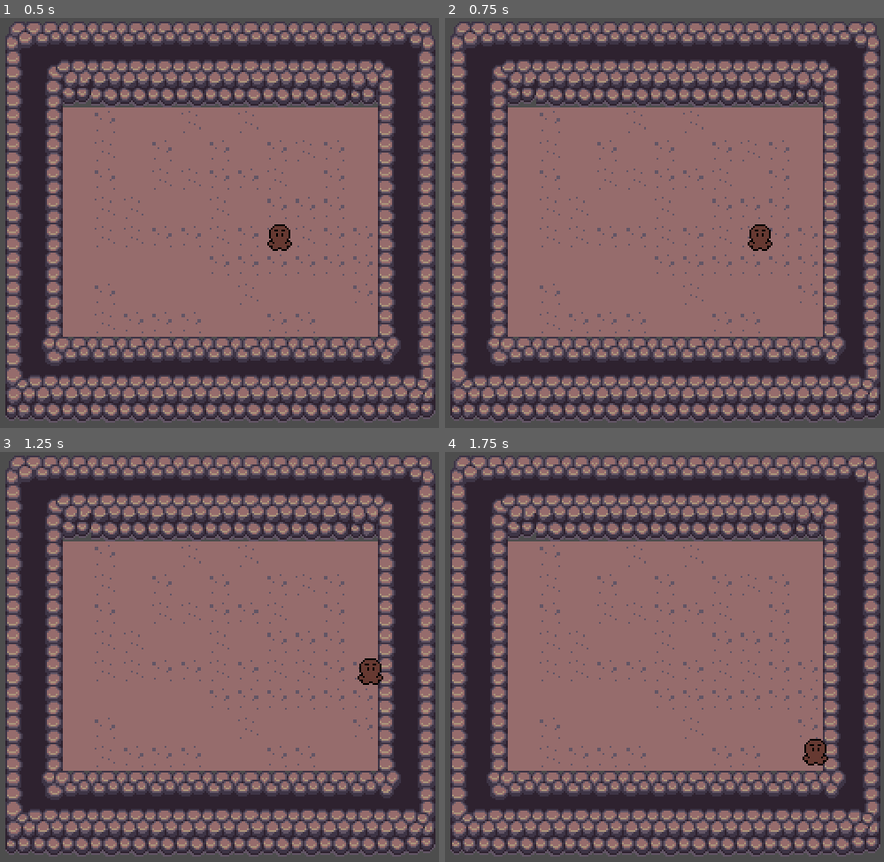
Above: before the commit, frames 1-4 (two rows, left to right).
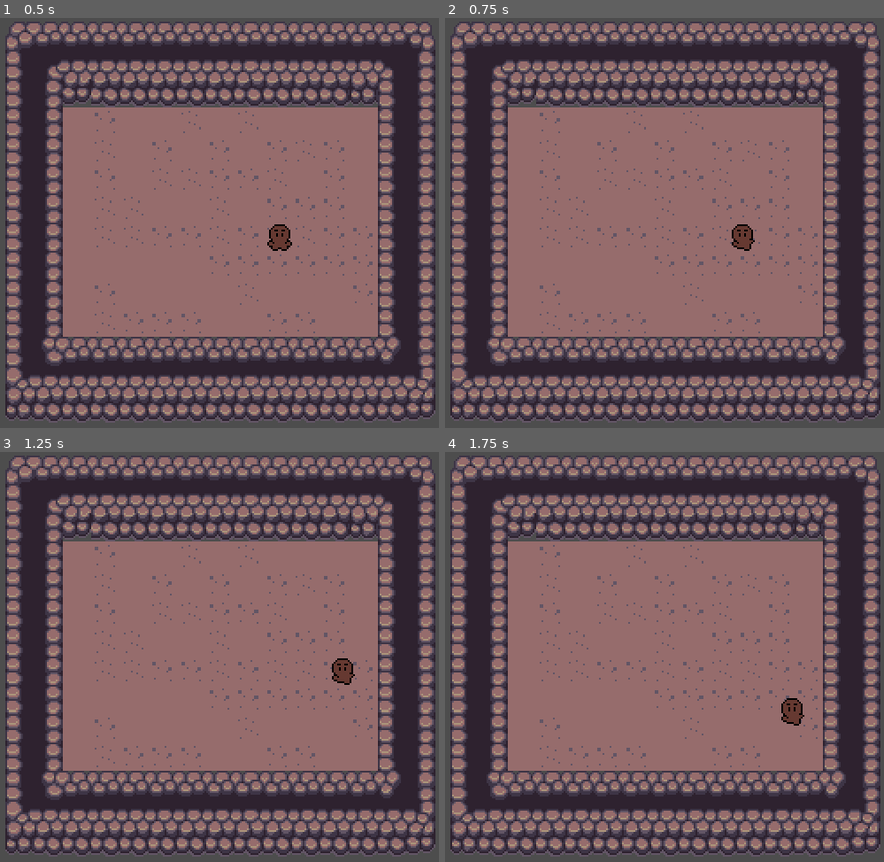
Above: after the commit, the same moments.

Repository: Atlls/project_locroto
Game: Godot game, scene res://scene/mundo.tscn
Two runs of this game, one before a commit and one after it. Both use one fixed random seed, a clock stepped at 60 frames per second and the inputs below.
Inputs:
- Up to frame 1 (0.5 s): no input
- Up to frame 2 (0.75 s): tap Enter at 0.5 s; hold Right (ui_right) from 0.53 s (still down)
- Up to frame 3 (1.25 s): keep holding Right (ui_right)
- Up to frame 4 (1.75 s): release Right (ui_right) at 1.28 s; hold Down (ui_down) from 1.28 s (still down)

Frame 1 is identical in both runs. In frame 2, 0.5% of the frame differs, in the area x 65-75%, y 50-57%; in frame 3, 0.6%; in frame 4, 0.6%, in the area x 76-88%, y 60-77%.

Commit message:
Problea solventado en Windows porque en ubuntu hay bugs

Diff:
--- a/scene/player.tscn
+++ b/scene/player.tscn
@@ -36,7 +36,20 @@
 
 [sub_resource type="Animation" id="Animation_w0yv4"]
 resource_name = "run"
+length = 0.5
 loop_mode = 1
+tracks/0/type = "value"
+tracks/0/imported = false
+tracks/0/enabled = true
+tracks/0/path = NodePath("Sprite2D:frame")
+tracks/0/interp = 1
+tracks/0/loop_wrap = true
+tracks/0/keys = {
+"times": PackedFloat32Array(0, 0.266667),
+"transitions": PackedFloat32Array(1, 1),
+"update": 1,
+"values": [1, 2]
+}
 
 [sub_resource type="AnimationLibrary" id="AnimationLibrary_kl7ql"]
 _data = {
@@ -86,7 +99,7 @@
 [node name="AnimationTree" type="AnimationTree" parent="."]
 tree_root = SubResource("AnimationNodeStateMachine_gfhn6")
 anim_player = NodePath("../AnimationPlayer")
-parameters/conditions/idle = true
+parameters/conditions/idle = false
 parameters/conditions/run = false
 
 [node name="Sprite2D" type="Sprite2D" parent="."]
--- a/scripts/person_controler.gd
+++ b/scripts/person_controler.gd
@@ -21,7 +21,7 @@
 func _physics_process(delta: float) -> void:
 	var direction = Input.get_vector('ui_left', 'ui_right', 'ui_up', 'ui_down')
 
-	velocity = direction * 100
+	velocity = direction * 50
 
 	if direction:
 		e_run(true)
